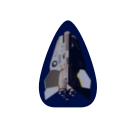
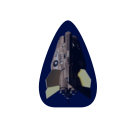
The second 136 × 136 image is a revision of the first. Changes to its layers:
added layer "Layer #6" (60%) above "Layer #5" over [45, 31, 92, 105]
hid "Layer #5" over [43, 30, 92, 107]
